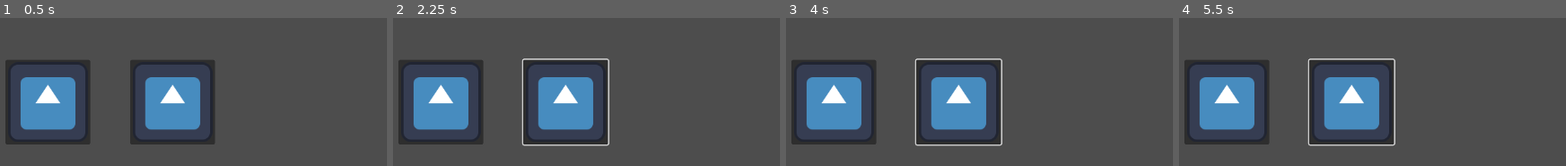
Above: before the commit, frames 1-4 (left to right).
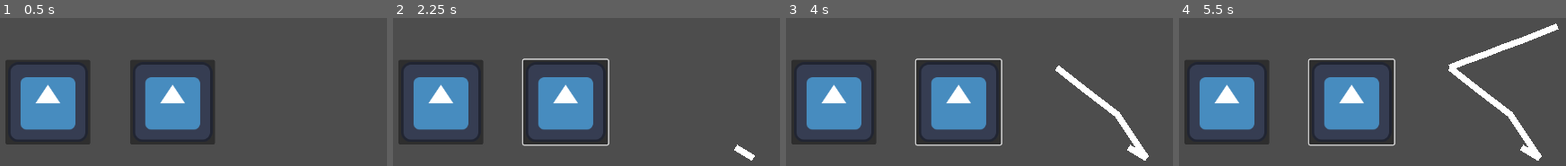
Above: after the commit, the same moments.

Repository: cyntrist/GGJ-25
Game: Godot game, scene res://scenes/paigro_scene.tscn
Two runs of this game, one before a commit and one after it. Both use one fixed random seed, a clock stepped at 60 frames per second and the inputs below. This scene is started directly instead of the project's main scene. The engine's default icon, where the game draws it, is replaced by a stand-in: a white triangle on a blue panel in a dark square.
Inputs (mouse positions are in pixels of both pictures, inside the frame that each line leads up to):
- Up to frame 1 (0.5 s): no input
- Up to frame 2 (2.25 s): click (567, 102) at 0.52 s; tap Enter at 1.25 s; move the mouse to (outside the picture) at 1.27 s; hold 1 (1) 1.28-2 s; click (outside the picture) at 1.42 s; tap 2 (2) at 1.55 s; tap Space at 2 s; drag from (outside the picture) to (636, 74) at 2.02 s
- Up to frame 3 (4 s): tap Enter at 2.75 s; move the mouse to (outside the picture) at 2.77 s; hold 3 (3) 2.78-3.5 s; click (outside the picture) at 2.92 s; tap 1 (1) at 3.05 s; tap Space at 3.5 s; drag from (1029, 74) to (outside the picture) at 3.52 s
- Up to frame 4 (5.5 s): tap Enter at 4.25 s; move the mouse to (outside the picture) at 4.27 s; hold Down (ui_down) 4.28-5 s; hold 2 (2) 4.28-5 s; click (outside the picture) at 4.42 s; tap 3 (3) at 4.55 s; tap Space at 5 s; drag from (outside the picture) to (outside the picture) at 5.02 s

Frame 1 is identical in both runs. In frame 2, 0.2% of the frame differs, in the area x 88-94%, y 85-97%; in frame 3, 1.6%; in frame 4, 2.8%, in the area x 69-99%, y 3-97%.

Commit message:
Variable global y medio pintas.

Diff:
--- a/ggj25/scenes/object.tscn
+++ b/ggj25/scenes/object.tscn
@@ -13,5 +13,12 @@
 offset_bottom = 66.0
 icon = ExtResource("2_ti4vl")
 
-[connection signal="button_down" from="Button" to="." method="on_down"]
-[connection signal="button_up" from="Button" to="." method="on_up"]
+[node name="Control" type="Control" parent="."]
+layout_mode = 3
+anchors_preset = 0
+offset_right = 40.0
+offset_bottom = 40.0
+mouse_filter = 1
+
+[connection signal="button_down" from="Button" to="." method="_onDown"]
+[connection signal="button_up" from="Button" to="." method="_onUp"]
--- a/ggj25/scenes/paigro_scene.tscn
+++ b/ggj25/scenes/paigro_scene.tscn
@@ -1,6 +1,7 @@
-[gd_scene load_steps=2 format=3 uid="uid://d3odwlejlafrf"]
+[gd_scene load_steps=3 format=3 uid="uid://d3odwlejlafrf"]
 
 [ext_resource type="PackedScene" uid="uid://bclcsuhbi3k57" path="res://scenes/object.tscn" id="1_qo1rt"]
+[ext_resource type="PackedScene" uid="uid://bu160nqe2qqv2" path="res://scenes/picnic_paper.tscn" id="2_8x3wy"]
 
 [node name="PaigroScene" type="Node2D"]
 
@@ -9,3 +10,7 @@
 
 [node name="Object2" parent="." instance=ExtResource("1_qo1rt")]
 init_pos = Vector2(200, 500)
+
+[node name="PicnicPaper" parent="." instance=ExtResource("2_8x3wy")]
+position = Vector2(332, 215)
+color = Color(0.368627, 0.356863, 0.109804, 1)
--- /dev/null
+++ b/ggj25/scenes/picnic_paper.tscn
@@ -0,0 +1,18 @@
+[gd_scene load_steps=3 format=3 uid="uid://bu160nqe2qqv2"]
+
+[ext_resource type="Script" path="res://scripts/picnic_paper.gd" id="1_lgi7g"]
+
+[sub_resource type="RectangleShape2D" id="RectangleShape2D_62ams"]
+size = Vector2(374, 300.5)
+
+[node name="PicnicPaper" type="Area2D"]
+script = ExtResource("1_lgi7g")
+
+[node name="CollisionShape2D" type="CollisionShape2D" parent="."]
+shape = SubResource("RectangleShape2D_62ams")
+debug_color = Color(0.640179, 0.523702, 0.11765, 1)
+
+[node name="Line2D" type="Line2D" parent="."]
+
+[connection signal="mouse_entered" from="." to="." method="_enablePaint"]
+[connection signal="mouse_exited" from="." to="." method="_disablePaint"]
--- a/ggj25/scripts/Global.gd
+++ b/ggj25/scripts/Global.gd
@@ -9,6 +9,8 @@
 var current_scene = Scenes.NULL
 var next_scene = Scenes.MAIN_MENU
 
+var is_dragging = false # Para saber si se esta moviendo un objeto.
+
 func change_scene(next : Global.Scenes):
 	print("change scene")
 	Global.next_scene = next
--- a/ggj25/scripts/draggableobject.gd
+++ b/ggj25/scripts/draggableobject.gd
@@ -11,6 +11,7 @@
 func _ready():
 	# Settear la posicion al inicio.
 	global_position = init_pos
+
 	pass # Replace with function body.
 
 
@@ -21,13 +22,15 @@
 		global_position = get_global_mouse_position()
 
 # Para cuando se pulsa
-func on_down():
+func _onDown():
 	is_selected = true
+	Global.is_dragging = true
 	#print("Pulsado")
 
 
 # Para cuando se deja de pulsar.
-func on_up():
+func _onUp():
 	is_selected = false
+	Global.is_dragging = false
 	global_position = init_pos # Resetear la posicion
 	#print("Despulsado")
--- /dev/null
+++ b/ggj25/scripts/picnic_paper.gd
@@ -0,0 +1,44 @@
+extends Node2D
+
+var can_paint = false # Para saber si se puede pintar.
+var act_paint = 0 # Cantidad de pintura que llevas.
+
+@export var max_paint = 500 # Gotas de pintura que se puede pintar de maximo para no petar.
+@export var color: Color # Color con el que pintas.
+
+# Called when the node enters the scene tree for the first time.
+func _ready():
+	color = Color(94, 91, 28, 1)
+	pass # Replace with function body.
+
+
+# Called every frame. 'delta' is the elapsed time since the previous frame.
+func _process(delta):
+	pass
+
+func _input(event):
+	if Input.is_mouse_button_pressed(MOUSE_BUTTON_LEFT) and can_paint:
+		_paint()
+	pass
+# Evidentemente pinta.
+func _paint():
+	# Pintas si puedes pintar.
+	print("Pinta y colorea.")
+	#if act_paint < max_paint:
+		#draw_circle(get_local_mouse_position(), 20, color)
+		#act_paint += 1
+	$Line2D.add_point(get_global_mouse_position())
+	pass
+
+
+# Cuando entra el raton se puede pintar.
+func _enablePaint():
+	print("Puedes pintar")
+	can_paint = true
+	pass
+
+# Cuando sale el raton no se puede pintar.
+func _disablePaint():
+	print("No puedes pintar")
+	can_paint = false
+	pass
